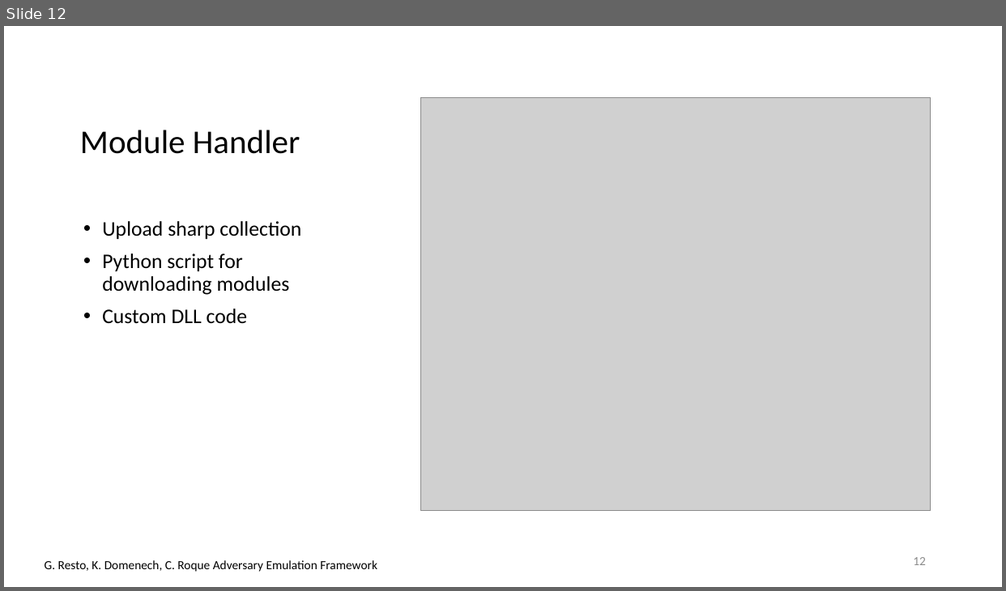
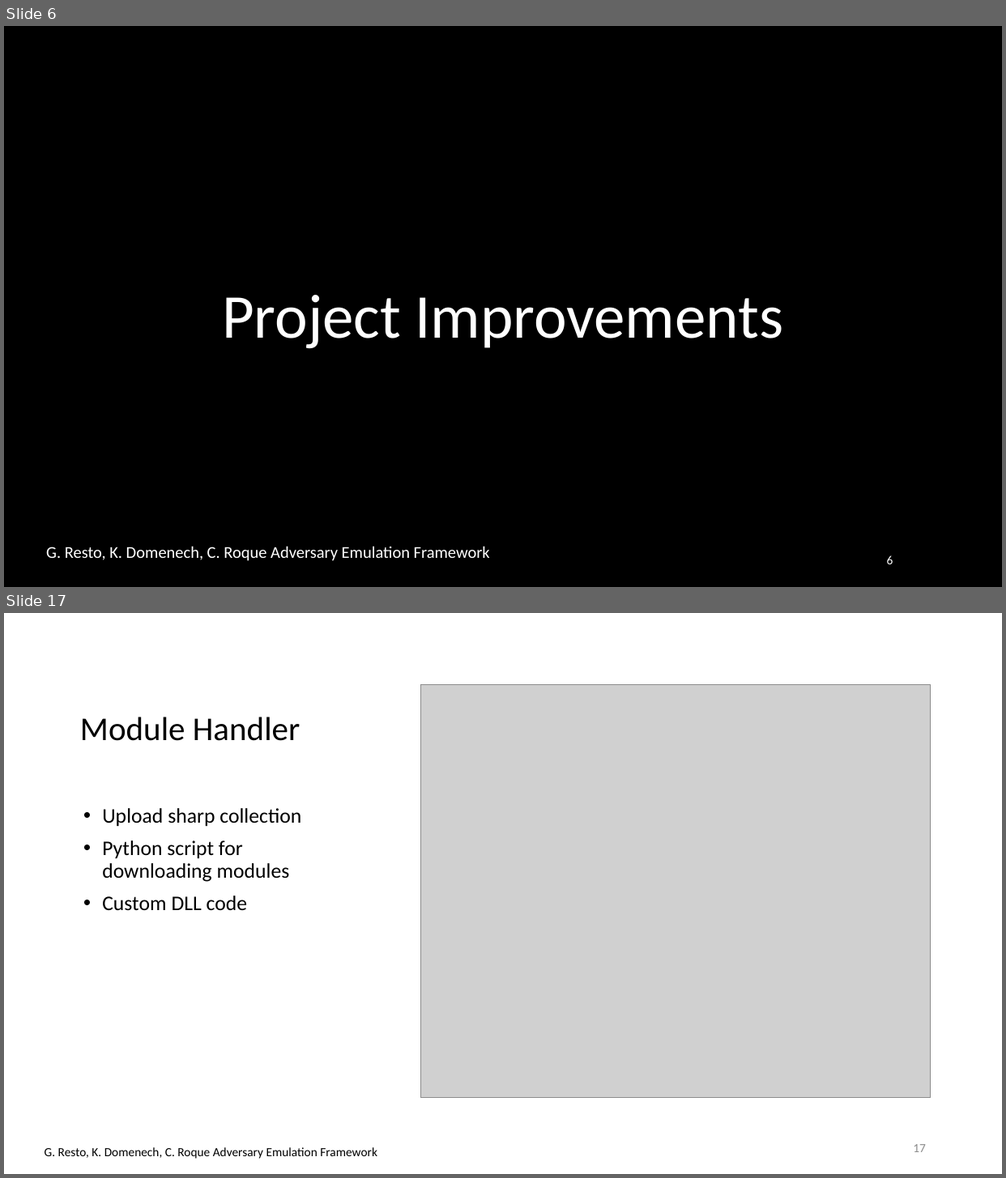
Before and after one commit to racoten/Capstone, a slide deck: Design/Capstone 2 Presentation.pptx. Shown one above the other, each under a label of ours: slide 12 before the commit, slides 6 and 17 after it; the slides between them are not shown. The pictures are 1006x591 and 1006x1178 pixels, drawn with LibreOffice and Linux fonts; fonts in the diff are those of the drawing; grey boxes stand for pictures. Boxes give left, top, right and bottom in pixels: in the first picture for what was removed or moved away, otherwise in the second. Text is boxed around its words. In the diff, an @@ line names an element or a change of style, - is before the commit and + after.

```diff
--- a/Design/Capstone 2 Presentation.pptx
+++ b/Design/Capstone 2 Presentation.pptx
@@ slide 6 added at [4, 26, 1002, 587], background #000000 @@
@@ title added at [222, 295, 784, 349], 60 pt, text #FFFFFF @@
+Project Improvements
@@ text added at [46, 546, 490, 561], 16 pt, text #FFFFFF @@
+G. Resto, K. Domenech, C. Roque Adversary Emulation Framework
@@ page number added at [710, 546, 934, 576], 12 pt, text #FFFFFF @@
+6
@@ what was slide 12 is now slide 17 @@
@@ page number at [913, 1144, 926, 1152]: text changed @@
-12
+17
```
Also in this commit, not shown: 5 slides changed, 7 other slides added, 2 slides removed.
